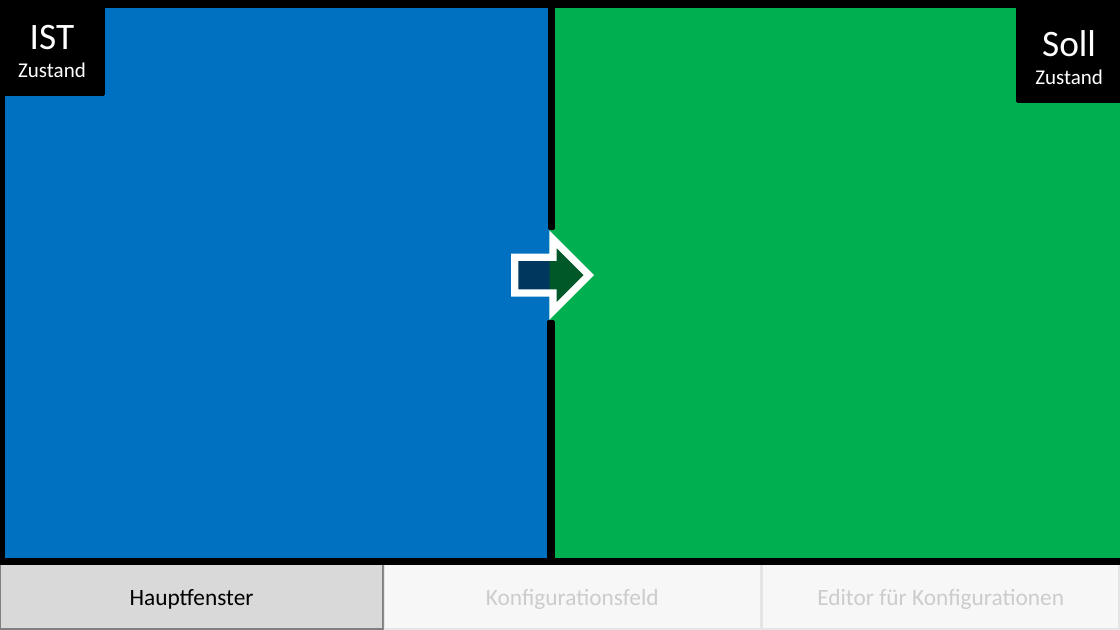
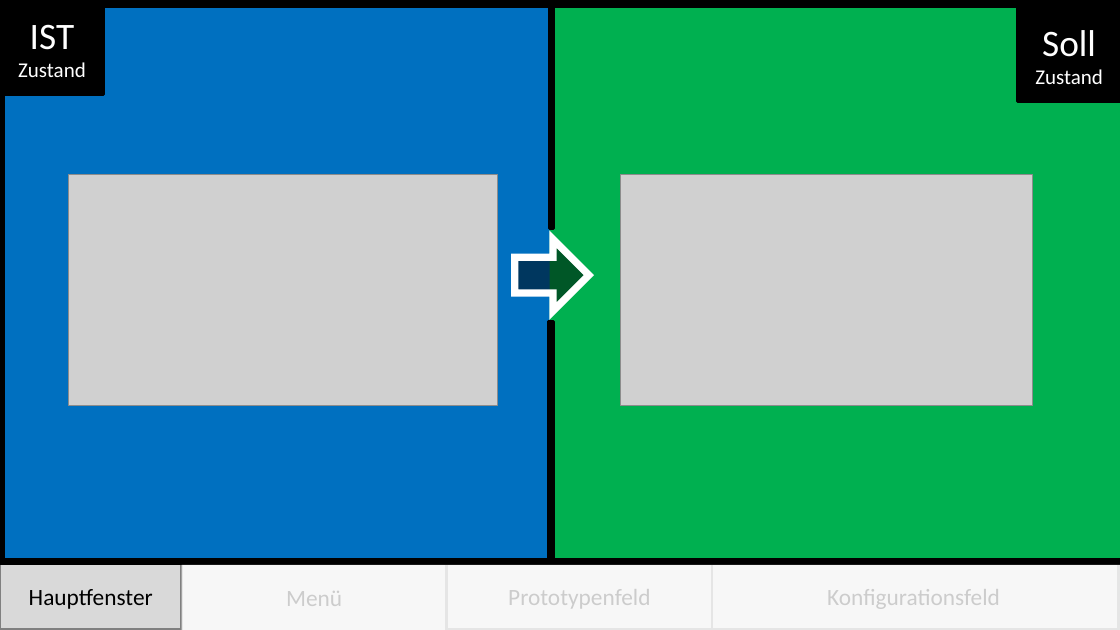
Before and after one commit to osl2/DAQ-Documents, a slide deck: slide 1 of 3-Implementierung/0-Ressourcen/2019-07-25 - Zwischenstandsbesprechung/2019-07-25-Zwischenstand-GUI.pptx (slide 2 before the commit). Drawn at 1120x630 pixels with LibreOffice and Linux fonts; fonts in the diff are those of the drawing; grey boxes stand for pictures. Boxes give left, top, right and bottom in pixels: in the first picture for what was removed or moved away, otherwise in the second. Text is boxed around its words. In the diff, an @@ line names an element or a change of style, - is before the commit and + after.

```diff
--- a/3-Implementierung/0-Ressourcen/2019-07-25 - Zwischenstandsbesprechung/2019-07-25-Zwischenstand-GUI.pptx
+++ b/3-Implementierung/0-Ressourcen/2019-07-25 - Zwischenstandsbesprechung/2019-07-25-Zwischenstand-GUI.pptx
@@ picture added at bbox=[69, 175, 497, 407] @@
@@ picture added at bbox=[621, 175, 1033, 407] @@
@@ rectangle "Hauptfenster": place and size @@
-rectangle "Hauptfenster" at bbox=[0, 563, 383, 630]
+rectangle "Hauptfenster" at bbox=[0, 563, 181, 630]
@@ rectangle: place and size @@
-rectangle at bbox=[384, 549, 1120, 630]
+rectangle at bbox=[181, 565, 1120, 630]
@@ rectangle added at bbox=[181, 564, 447, 630], fill #D9D9D9, outline #808080 2.5 pt, 20 pt, text #000000 @@
+Menü
@@ rectangle added at bbox=[447, 563, 712, 630], fill #D9D9D9, outline #808080 2.5 pt, 20 pt, text #000000 @@
+Prototypenfeld
@@ rectangle "Konfigurationsfeld": place and size @@
-rectangle "Konfigurationsfeld" at bbox=[383, 563, 761, 630]
+rectangle "Konfigurationsfeld" at bbox=[709, 562, 1119, 629]
@@ rectangle removed at bbox=[762, 563, 1120, 630] @@
-Editor für Konfigurationen
```
Also in this commit, not shown: 1 other slide changed, 2 slides added, 2 slides removed, 4 other files.
